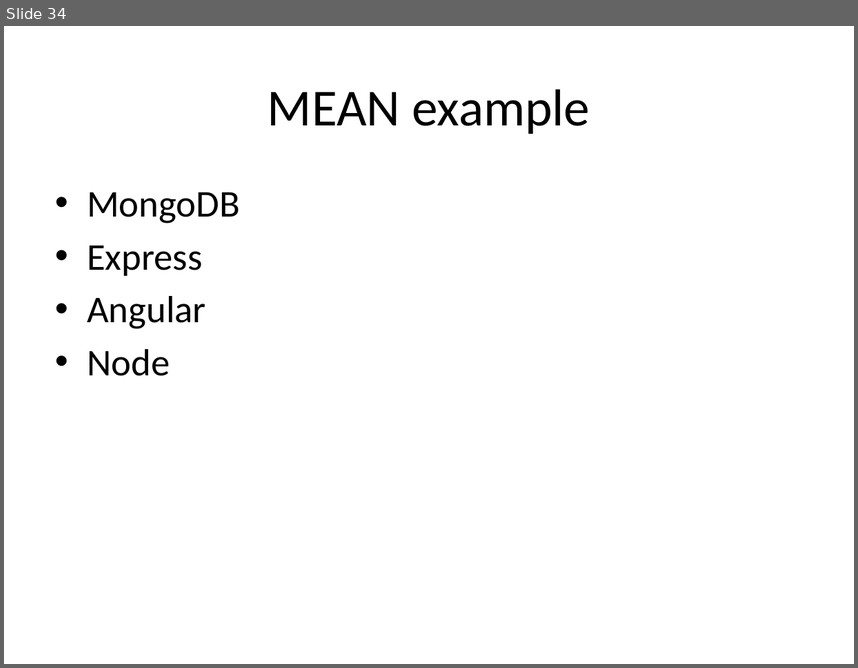
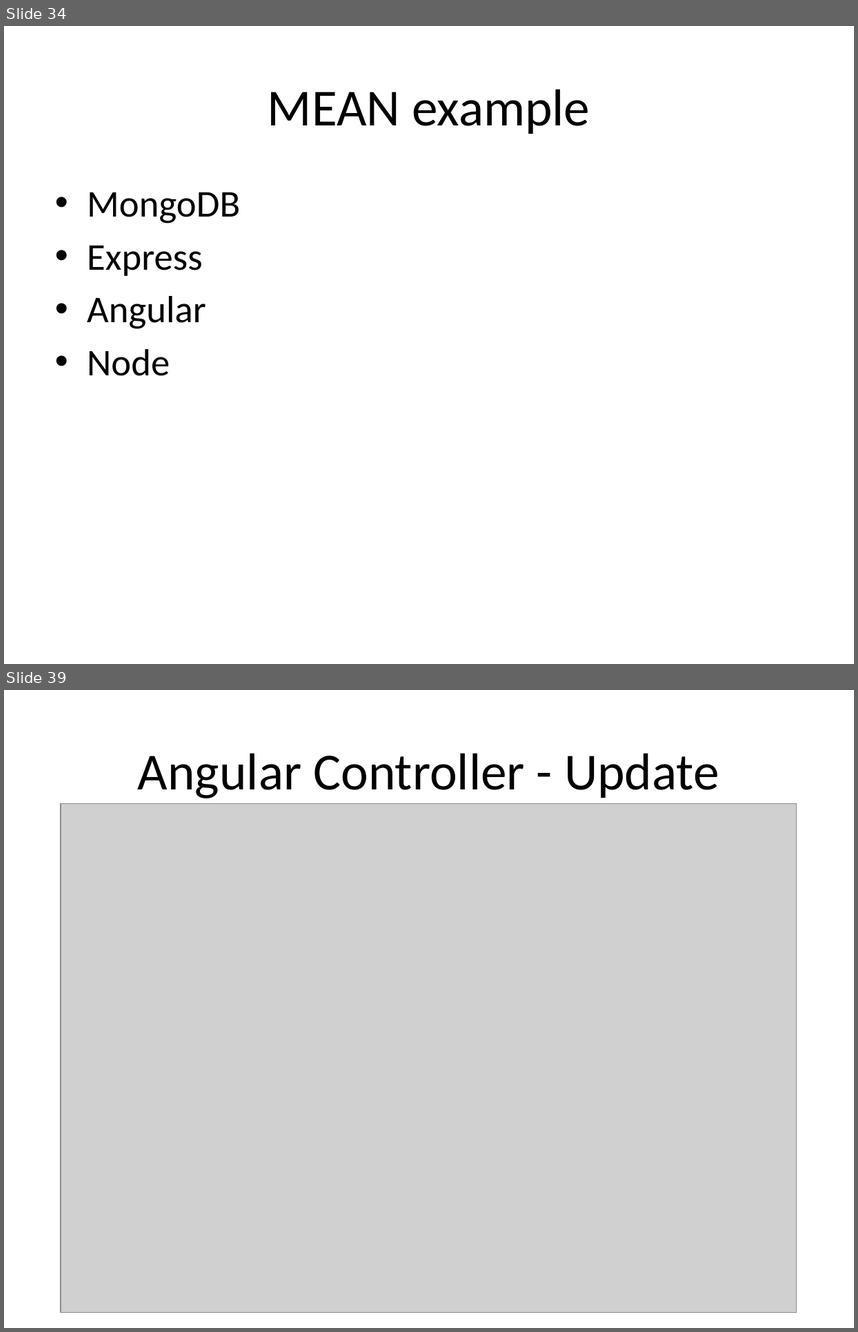
Before and after one commit to dvanvali/mongoDbPresentation, a slide deck: MongoDB.pptx. Shown one above the other, each under a label of ours: slide 34 before the commit, slides 34 and 39 after it; the slides between them are not shown. The pictures are 858x668 and 858x1332 pixels, drawn with LibreOffice and Linux fonts; fonts in the diff are those of the drawing; grey boxes stand for pictures; background and template pictures are left out. Boxes give left, top, right and bottom in pixels: in the first picture for what was removed or moved away, otherwise in the second. Text is boxed around its words. In the diff, an @@ line names an element or a change of style, - is before the commit and + after.

```diff
--- a/MongoDB.pptx
+++ b/MongoDB.pptx
@@ slide 39 added at bbox=[4, 690, 854, 1328], background picture (left out) @@
@@ title added at bbox=[138, 753, 720, 798], 44 pt, text #000000 @@
+Angular Controller - Update
@@ picture added at bbox=[61, 803, 797, 1312] @@
```
Also in this commit, not shown: 5 other slides added, 4 slides removed, 1 other file.
